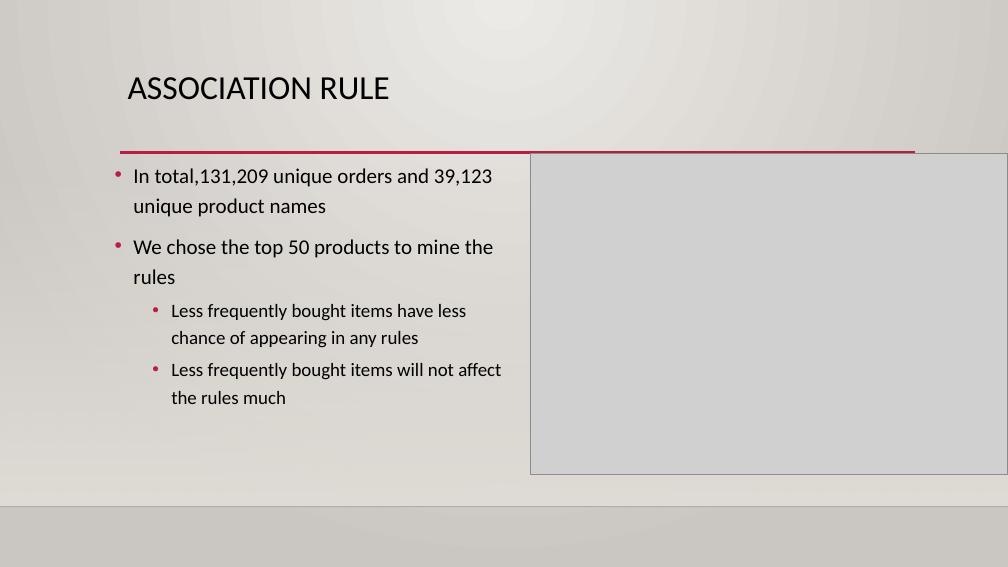
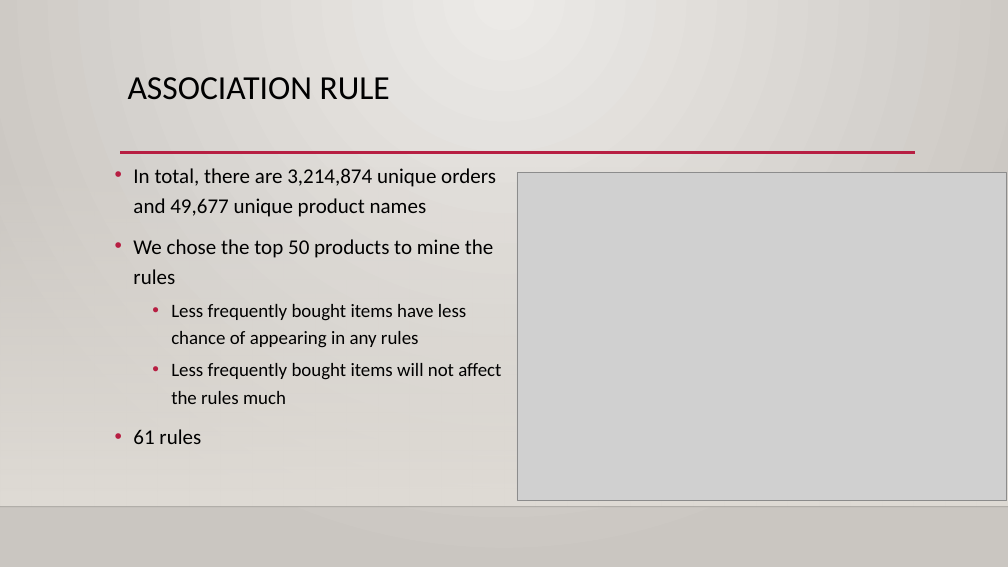
Before and after one commit to ML1000-GroupB/Project, a slide deck: slide 5 of Market Basket Analysis.pptx (slide 4 before the commit). Drawn at 1008x567 pixels with LibreOffice and Linux fonts; fonts in the diff are those of the drawing; grey boxes stand for pictures; background and template pictures are left out. Boxes give left, top, right and bottom in pixels: in the first picture for what was removed or moved away, otherwise in the second. Text is boxed around its words. In the diff, an @@ line names an element or a change of style, - is before the commit and + after.

```diff
--- a/Market Basket Analysis.pptx
+++ b/Market Basket Analysis.pptx
@@ text at (133,168,496,217): text changed @@
-• In total,131,209 unique orders and 39,123 unique product names
+• In total, there are 3,214,874 unique orders and 49,677 unique product names
@@ picture: place and size @@
-picture at (530,154,1007,474)
+picture at (517,172,1006,501)
@@ text at (133,429,201,444): paragraph added @@
+• 61 rules
```
Also in this commit, not shown: 2 other slides changed, 3 slides added, 1 slide removed.
